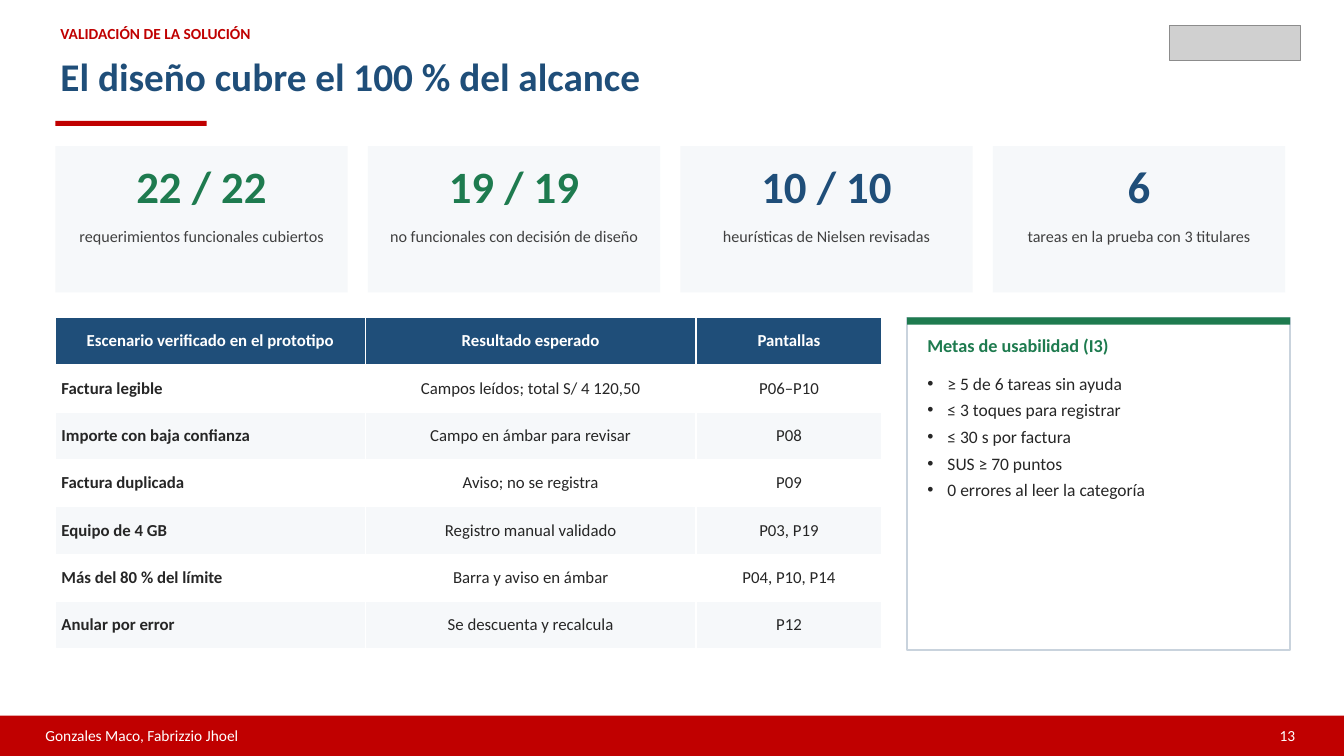
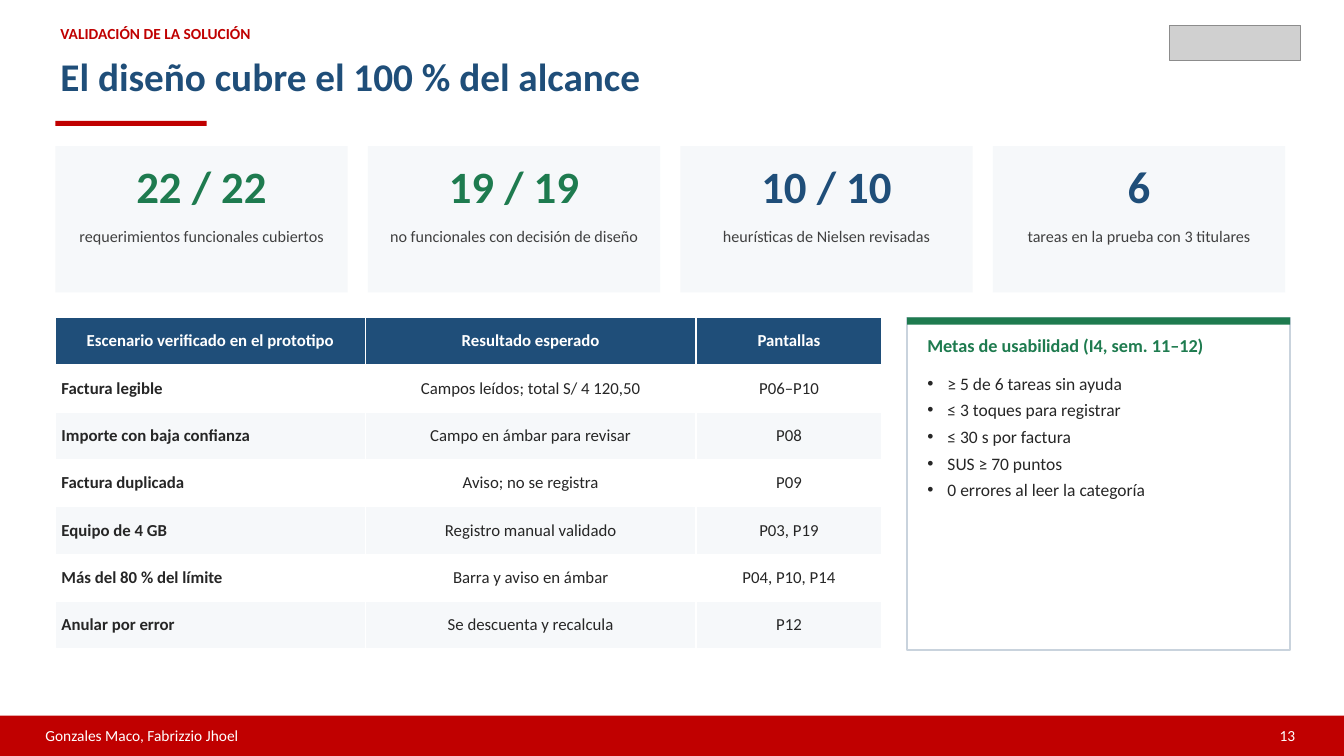
Before and after one commit to diegoaaron/Facturas_S20, a slide deck: slide 13 of documentos_teoricos/entregable2/entregable2_presentacion.pptx. Drawn at 1344x756 pixels with LibreOffice and Linux fonts; fonts in the diff are those of the drawing; grey boxes stand for pictures. Boxes give left, top, right and bottom in pixels: in the first picture for what was removed or moved away, otherwise in the second. Text is boxed around its words. In the diff, an @@ line names an element or a change of style, - is before the commit and + after.

```diff
--- a/documentos_teoricos/entregable2/entregable2_presentacion.pptx
+++ b/documentos_teoricos/entregable2/entregable2_presentacion.pptx
@@ text at (927, 338, 1204, 355): text changed @@
-Metas de usabilidad (I3)
+Metas de usabilidad (I4, sem. 11–12)
```
Also in this commit, not shown: 50 other files.
